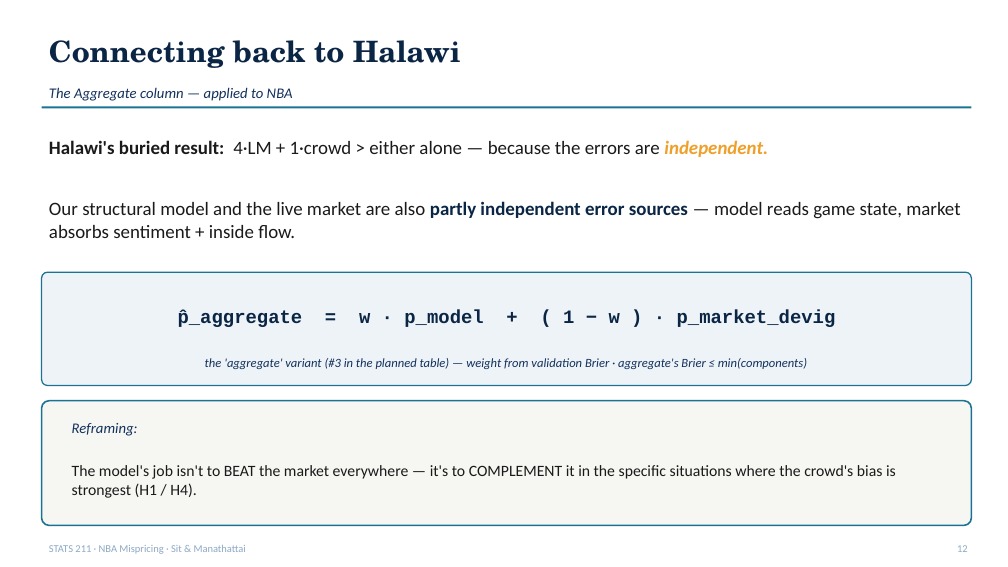
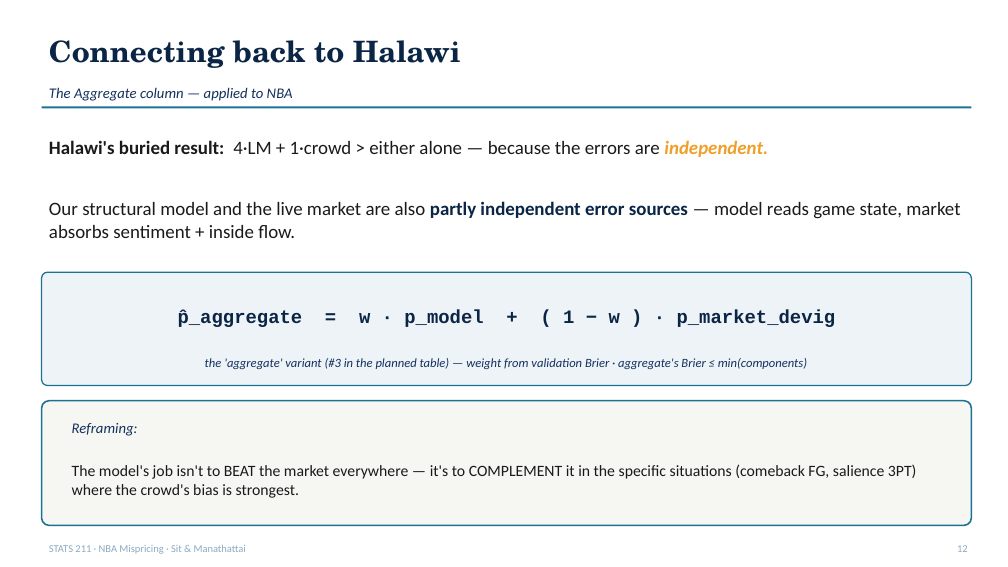
Before and after one commit to ivan-sit/live-nba-market-mispricing-detection, a slide deck: slide 12 of slides/final_deck.pptx. Drawn at 1008x567 pixels with LibreOffice and Linux fonts; fonts in the diff are those of the drawing. Boxes give left, top, right and bottom in pixels: in the first picture for what was removed or moved away, otherwise in the second. Text is boxed around its words. In the diff, an @@ line names an element or a change of style, - is before the commit and + after.

```diff
--- a/slides/final_deck.pptx
+++ b/slides/final_deck.pptx
@@ text at [72, 464, 916, 498]: text changed @@
-The model's job isn't to BEAT the market everywhere — it's to COMPLEMENT it in the specific situations where the crowd's bias is strongest (H1 / H4).
+The model's job isn't to BEAT the market everywhere — it's to COMPLEMENT it in the specific situations (comeback FG, salience 3PT) where the crowd's bias is strongest.
```
Also in this commit, not shown: 2 other slides changed, 2 slides added, 2 slides removed, 5 other files.
